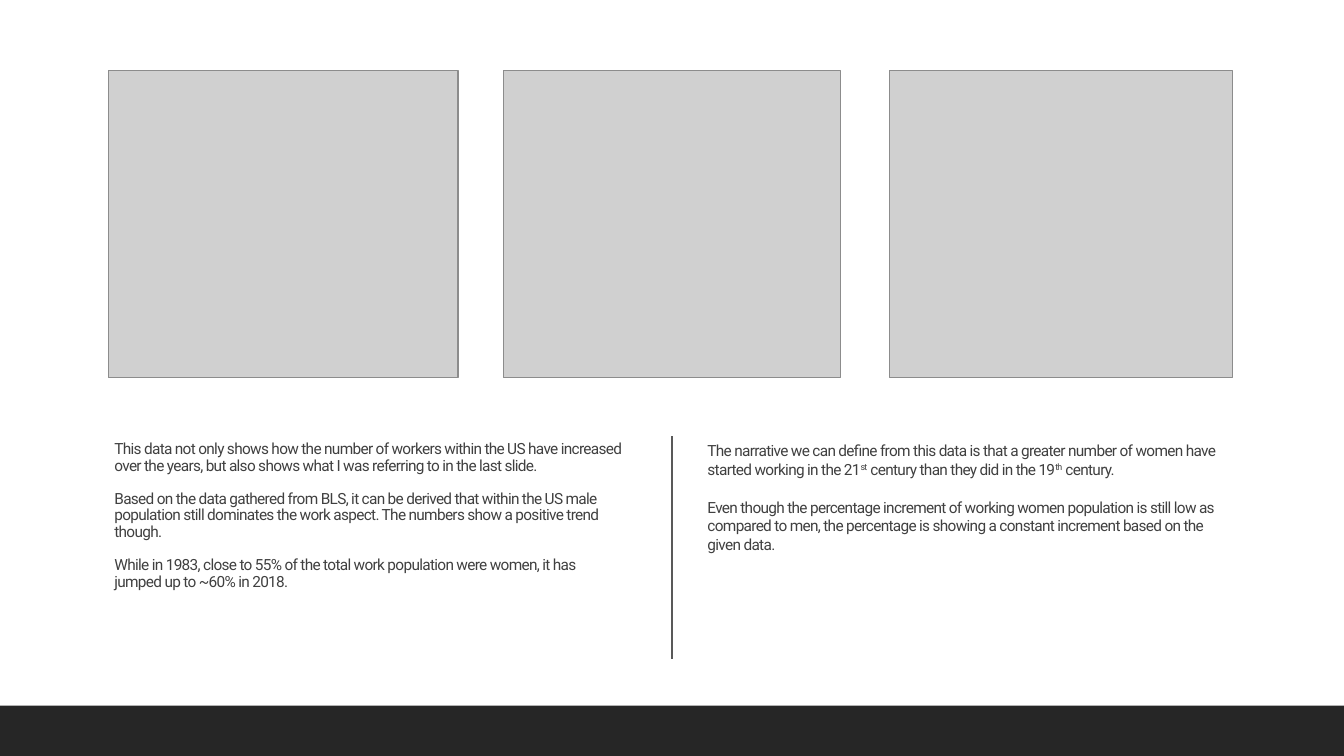
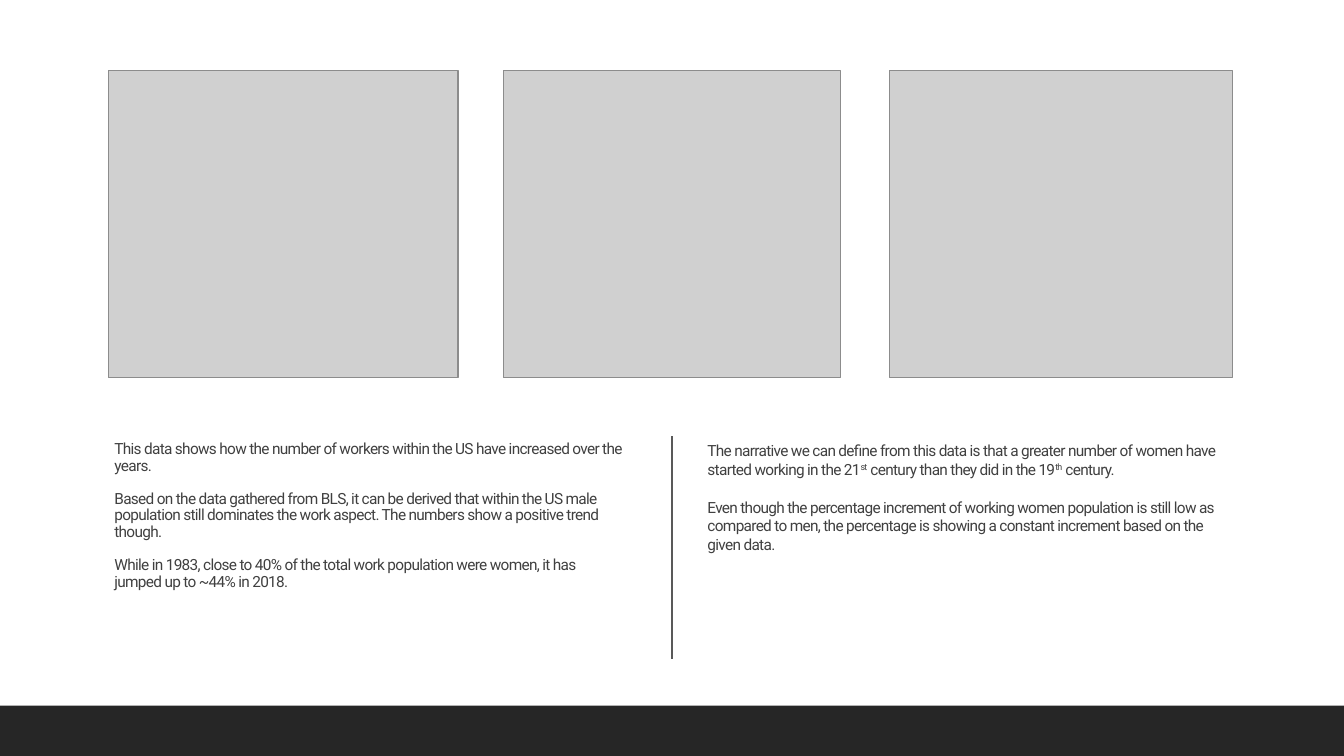
Before and after one commit to euphoniey/Project_1-team-2, a slide deck: slide 4 of Employment statistics REVA - Team 2 (1).pptx (slide 3 before the commit). Drawn at 1344x756 pixels with LibreOffice and Linux fonts; fonts in the diff are those of the drawing; grey boxes stand for pictures. Boxes give left, top, right and bottom in pixels: in the first picture for what was removed or moved away, otherwise in the second. Text is boxed around its words. In the diff, an @@ line names an element or a change of style, - is before the commit and + after.

```diff
--- a/Employment statistics REVA - Team 2 (1).pptx
+++ b/Employment statistics REVA - Team 2 (1).pptx
@@ title at [114,442,622,591]: text changed @@
-This data not only shows how the number of workers within the US have increased over the years, but also shows what I was referring to in the last slide.
-Based on the data gathered from BLS, it can be derived that within the US male population still dominates the work aspect. The numbers show a positive trend though.
-While in 1983, close to 55% of the total work population were women, it has jumped up to ~60% in 2018.
+This data shows how the number of workers within the US have increased over the years.
+Based on the data gathered from BLS, it can be derived that within the US male population still dominates the work aspect. The numbers show a positive trend though.
+While in 1983, close to 40% of the total work population were women, it has jumped up to ~44% in 2018.
```
Also in this commit, not shown: 7 other slides changed, 2 slides added, 1 other file.
